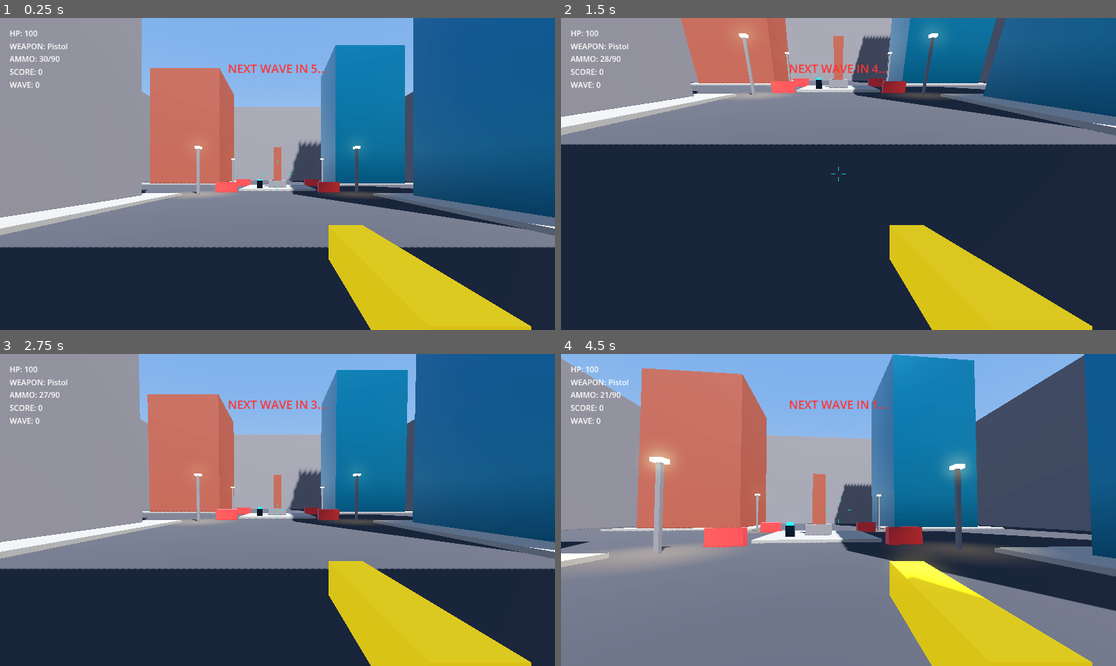
Above: before the commit, frames 1-4 (two rows, left to right).
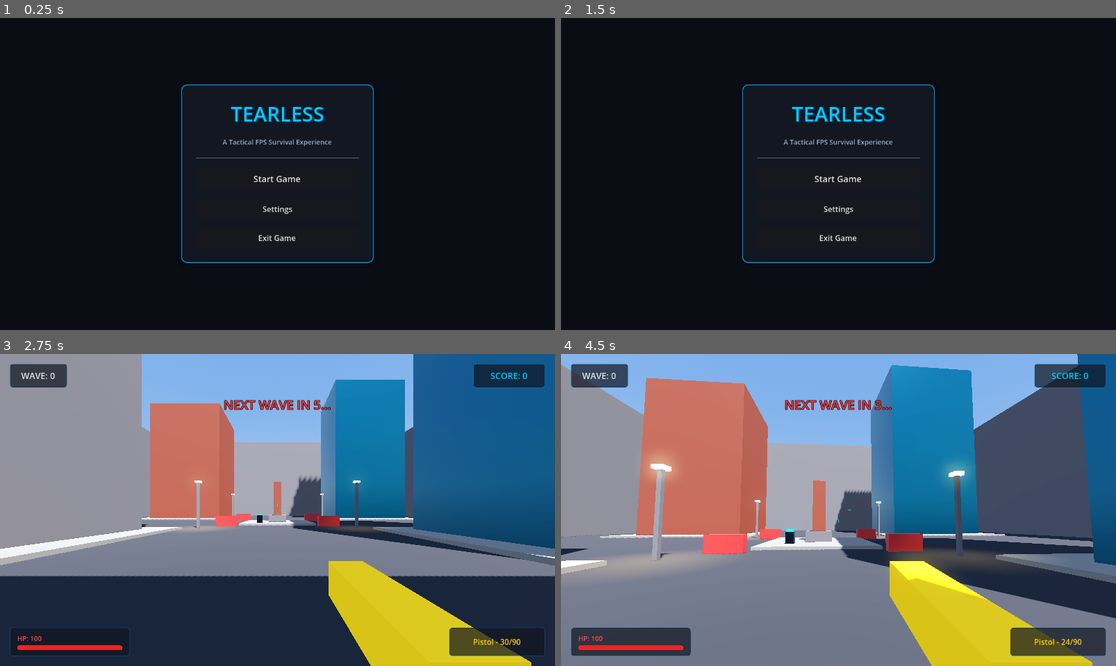
Above: after the commit, the same moments.

Repository: anhluong447/tearless
Game: Godot game, scene res://scenes/main_menu.tscn
Two runs of this game, one before a commit and one after it. Both use one fixed random seed, a clock stepped at 60 frames per second and the inputs below. Before the commit the project starts from res://scenes/main.tscn.
Inputs (mouse positions are in pixels of both pictures, inside the frame that each line leads up to):
- Up to frame 1 (0.25 s): no input
- Up to frame 2 (1.5 s): click (838, 208) at 0.5 s, where only the run after the commit has a clickable "Settings"; click (838, 248) at 1.25 s, where only the run after the commit has a clickable "Back to Menu"
- Up to frame 3 (2.75 s): click (277, 516) at 2 s, where only the run after the commit has a clickable "Start Game"
- Up to frame 4 (4.5 s): tap Enter at 2.75 s; move the mouse to (866, 510) at 2.77 s; press the mouse at (866, 510) at 2.78 s; hold W (move_forward) from 2.78 s (still down); tap Space (jump) at 3.02, 3.77 s; move the mouse to (810, 510) at 3.52 s; release the mouse at (810, 510) at 3.53 s; right-click (810, 510) at 3.6 s; click (810, 510) at 3.8 s; move the mouse to (849, 503) at 4.27 s; press the mouse at (849, 503) at 4.28 s

The runs differ from the first frame. In frame 1, 100% of the frame differs, in the area x 0-100%, y 0-100%; in frame 2, 100%; in frame 3, 14%; in frame 4, 17%.

Commit message:
Add Main Menu with settings, professional HUD and Game Over screen, enable slow zombie spawns in battery phase, and allow zombies to climb small sidewalk ledges

Diff:
--- a/project.godot
+++ b/project.godot
@@ -11,7 +11,7 @@
 [application]
 
 config/name="Tearless"
-run/main_scene="res://scenes/main.tscn"
+run/main_scene="res://scenes/main_menu.tscn"
 config/features=PackedStringArray("4.6", "Forward Plus")
 config/icon="res://icon.svg"
 
--- /dev/null
+++ b/scenes/main_menu.tscn
@@ -0,0 +1,165 @@
+[gd_scene load_steps=4 format=3 uid="uid://mainmenu123"]
+
+[ext_resource type="Script" path="res://scripts/main_menu.gd" id="1_script"]
+
+[sub_resource type="StyleBoxFlat" id="StyleBoxFlat_bg"]
+bg_color = Color(0.04, 0.05, 0.08, 1)
+
+[sub_resource type="StyleBoxFlat" id="StyleBoxFlat_panel"]
+bg_color = Color(0.08, 0.1, 0.15, 0.85)
+border_width_left = 2
+border_width_top = 2
+border_width_right = 2
+border_width_bottom = 2
+border_color = Color(0, 0.7, 1, 0.8)
+corner_radius_top_left = 12
+corner_radius_top_right = 12
+corner_radius_bottom_right = 12
+corner_radius_bottom_left = 12
+shadow_color = Color(0, 0, 0, 0.3)
+shadow_size = 10
+
+[node name="MainMenu" type="PanelContainer"]
+anchors_preset = 15
+anchor_right = 1.0
+anchor_bottom = 1.0
+grow_horizontal = 2
+grow_vertical = 2
+theme_override_styles/panel = SubResource("StyleBoxFlat_bg")
+script = ExtResource("1_script")
+
+[node name="CenterContainer" type="CenterContainer" parent="."]
+layout_mode = 2
+
+[node name="PanelContainer" type="PanelContainer" parent="CenterContainer"]
+custom_minimum_size = Vector2(400, 350)
+layout_mode = 2
+theme_override_styles/panel = SubResource("StyleBoxFlat_panel")
+
+[node name="MarginContainer" type="MarginContainer" parent="CenterContainer/PanelContainer"]
+layout_mode = 2
+theme_override_constants/margin_left = 30
+theme_override_constants/margin_top = 30
+theme_override_constants/margin_right = 30
+theme_override_constants/margin_bottom = 30
+
+[node name="MainPanel" type="VBoxContainer" parent="CenterContainer/PanelContainer/MarginContainer"]
+layout_mode = 2
+theme_override_constants/separation = 20
+alignment = 1
+
+[node name="Title" type="Label" parent="CenterContainer/PanelContainer/MarginContainer/MainPanel"]
+layout_mode = 2
+theme_override_colors/font_color = Color(0, 0.8, 1, 1)
+theme_override_colors/font_shadow_color = Color(0, 0.2, 0.4, 0.8)
+theme_override_constants/shadow_offset_x = 2
+theme_override_constants/shadow_offset_y = 2
+theme_override_font_sizes/font_size = 42
+text = "TEARLESS"
+horizontal_alignment = 1
+
+[node name="Subtitle" type="Label" parent="CenterContainer/PanelContainer/MarginContainer/MainPanel"]
+layout_mode = 2
+theme_override_colors/font_color = Color(0.6, 0.7, 0.8, 1)
+theme_override_font_sizes/font_size = 14
+text = "A Tactical FPS Survival Experience"
+horizontal_alignment = 1
+
+[node name="HSeparator" type="HSeparator" parent="CenterContainer/PanelContainer/MarginContainer/MainPanel"]
+layout_mode = 2
+
+[node name="StartButton" type="Button" parent="CenterContainer/PanelContainer/MarginContainer/MainPanel"]
+custom_minimum_size = Vector2(0, 45)
+layout_mode = 2
+theme_override_font_sizes/font_size = 18
+text = "Start Game"
+
+[node name="SettingsButton" type="Button" parent="CenterContainer/PanelContainer/MarginContainer/MainPanel"]
+custom_minimum_size = Vector2(0, 40)
+layout_mode = 2
+theme_override_font_sizes/font_size = 16
+text = "Settings"
+
+[node name="ExitButton" type="Button" parent="CenterContainer/PanelContainer/MarginContainer/MainPanel"]
+custom_minimum_size = Vector2(0, 40)
+layout_mode = 2
+theme_override_font_sizes/font_size = 16
+text = "Exit Game"
+
+[node name="SettingsPanel" type="VBoxContainer" parent="CenterContainer/PanelContainer/MarginContainer"]
+visible = false
+layout_mode = 2
+theme_override_constants/separation = 15
+alignment = 1
+
+[node name="SettingsTitle" type="Label" parent="CenterContainer/PanelContainer/MarginContainer/SettingsPanel"]
+layout_mode = 2
+theme_override_colors/font_color = Color(0, 0.8, 1, 1)
+theme_override_font_sizes/font_size = 28
+text = "Settings"
+horizontal_alignment = 1
+
+[node name="HSeparator" type="HSeparator" parent="CenterContainer/PanelContainer/MarginContainer/SettingsPanel"]
+layout_mode = 2
+
+[node name="SensContainer" type="VBoxContainer" parent="CenterContainer/PanelContainer/MarginContainer/SettingsPanel"]
+layout_mode = 2
+
+[node name="Label" type="Label" parent="CenterContainer/PanelContainer/MarginContainer/SettingsPanel/SensContainer"]
+layout_mode = 2
+text = "Mouse Sensitivity"
+
+[node name="SensSlider" type="HSlider" parent="CenterContainer/PanelContainer/MarginContainer/SettingsPanel/SensContainer"]
+layout_mode = 2
+min_value = 0.05
+max_value = 1.0
+step = 0.05
+value = 0.3
+
+[node name="ValueLabel" type="Label" parent="CenterContainer/PanelContainer/MarginContainer/SettingsPanel/SensContainer"]
+layout_mode = 2
+text = "0.30"
+horizontal_alignment = 2
+
+[node name="VolContainer" type="VBoxContainer" parent="CenterContainer/PanelContainer/MarginContainer/SettingsPanel"]
+layout_mode = 2
+
+[node name="Label" type="Label" parent="CenterContainer/PanelContainer/MarginContainer/SettingsPanel/VolContainer"]
+layout_mode = 2
+text = "Master Volume"
+
+[node name="VolSlider" type="HSlider" parent="CenterContainer/PanelContainer/MarginContainer/SettingsPanel/VolContainer"]
+layout_mode = 2
+max_value = 1.0
+step = 0.05
+value = 0.5
+
+[node name="ValueLabel" type="Label" parent="CenterContainer/PanelContainer/MarginContainer/SettingsPanel/VolContainer"]
+layout_mode = 2
+text = "50%"
+horizontal_alignment = 2
+
+[node name="FullscreenContainer" type="HBoxContainer" parent="CenterContainer/PanelContainer/MarginContainer/SettingsPanel"]
+layout_mode = 2
+
+[node name="Label" type="Label" parent="CenterContainer/PanelContainer/MarginContainer/SettingsPanel/FullscreenContainer"]
+layout_mode = 2
+size_flags_horizontal = 3
+text = "Fullscreen Mode"
+
+[node name="FullscreenCheckbox" type="CheckButton" parent="CenterContainer/PanelContainer/MarginContainer/SettingsPanel/FullscreenContainer"]
+layout_mode = 2
+
+[node name="Spacer" type="Control" parent="CenterContainer/PanelContainer/MarginContainer/SettingsPanel"]
+custom_minimum_size = Vector2(0, 10)
+layout_mode = 2
+
+[node name="BackButton" type="Button" parent="CenterContainer/PanelContainer/MarginContainer/SettingsPanel"]
+custom_minimum_size = Vector2(0, 40)
+layout_mode = 2
+text = "Back to Menu"
+
+[connection signal="pressed" from="CenterContainer/PanelContainer/MarginContainer/MainPanel/StartButton" to="." method="_on_start_button_pressed"]
+[connection signal="pressed" from="CenterContainer/PanelContainer/MarginContainer/MainPanel/SettingsButton" to="." method="_on_settings_button_pressed"]
+[connection signal="pressed" from="CenterContainer/PanelContainer/MarginContainer/MainPanel/ExitButton" to="." method="_on_exit_button_pressed"]
+[connection signal="pressed" from="CenterContainer/PanelContainer/MarginContainer/SettingsPanel/BackButton" to="." method="_on_back_button_pressed"]
--- a/scenes/player.tscn
+++ b/scenes/player.tscn
@@ -34,6 +34,48 @@
 emission_enabled = true
 emission = Color(1, 0.6, 0.1, 1)
 emission_energy_multiplier = 4.0
+
+[sub_resource type="StyleBoxFlat" id="StyleBoxFlat_HUDPanel"]
+bg_color = Color(0.06, 0.08, 0.12, 0.7)
+border_width_left = 1
+border_width_top = 1
+border_width_right = 1
+border_width_bottom = 1
+border_color = Color(0, 0.6, 1, 0.3)
+corner_radius_top_left = 6
+corner_radius_top_right = 6
+corner_radius_bottom_right = 6
+corner_radius_bottom_left = 6
+
+[sub_resource type="StyleBoxFlat" id="StyleBoxFlat_HealthBG"]
+bg_color = Color(0.15, 0.05, 0.05, 0.8)
+corner_radius_top_left = 4
+corner_radius_top_right = 4
+corner_radius_bottom_right = 4
+corner_radius_bottom_left = 4
+
+[sub_resource type="StyleBoxFlat" id="StyleBoxFlat_HealthFill"]
+bg_color = Color(0.9, 0.15, 0.15, 1)
+border_width_right = 1
+border_color = Color(1, 0.4, 0.4, 0.8)
+corner_radius_top_left = 4
+corner_radius_top_right = 4
+corner_radius_bottom_right = 4
+corner_radius_bottom_left = 4
+
+[sub_resource type="StyleBoxFlat" id="StyleBoxFlat_GameOver"]
+bg_color = Color(0.1, 0.04, 0.04, 0.95)
+border_width_left = 3
+border_width_top = 3
+border_width_right = 3
+border_width_bottom = 3
+border_color = Color(0.9, 0.1, 0.1, 1)
+corner_radius_top_left = 12
+corner_radius_top_right = 12
+corner_radius_bottom_right = 12
+corner_radius_bottom_left = 12
+shadow_color = Color(0, 0, 0, 0.5)
+shadow_size = 15
 
 [node name="Player" type="CharacterBody3D" groups=["player"]]
 collision_layer = 2
@@ -92,48 +134,153 @@
 
 [node name="HUD" type="CanvasLayer" parent="."]
 
-[node name="MarginContainer" type="MarginContainer" parent="HUD"]
+[node name="Layout" type="Control" parent="HUD"]
+layout_mode = 3
 anchors_preset = 15
 anchor_right = 1.0
 anchor_bottom = 1.0
 grow_horizontal = 2
 grow_vertical = 2
-theme_override_constants/margin_left = 20
-theme_override_constants/margin_top = 20
-theme_override_constants/margin_right = 20
-theme_override_constants/margin_bottom = 20
-
-[node name="VBoxContainer" type="VBoxContainer" parent="HUD/MarginContainer"]
-layout_mode = 2
-
-[node name="HealthLabel" type="Label" parent="HUD/MarginContainer/VBoxContainer"]
-layout_mode = 2
+mouse_filter = 2
+
+[node name="TopHUD" type="HBoxContainer" parent="HUD/Layout"]
+layout_mode = 1
+anchors_preset = 10
+anchor_right = 1.0
+offset_left = 20.0
+offset_top = 20.0
+offset_right = -20.0
+offset_bottom = 70.0
+grow_horizontal = 2
+mouse_filter = 2
+
+[node name="WavePanel" type="PanelContainer" parent="HUD/Layout/TopHUD"]
+custom_minimum_size = Vector2(120, 0)
+layout_mode = 2
+theme_override_styles/panel = SubResource("StyleBoxFlat_HUDPanel")
+
+[node name="Margin" type="MarginContainer" parent="HUD/Layout/TopHUD/WavePanel"]
+layout_mode = 2
+theme_override_constants/margin_left = 12
+theme_override_constants/margin_top = 6
+theme_override_constants/margin_right = 12
+theme_override_constants/margin_bottom = 6
+
+[node name="WaveLabel" type="Label" parent="HUD/Layout/TopHUD/WavePanel/Margin"]
+layout_mode = 2
+theme_override_colors/font_color = Color(0.9, 0.9, 0.9, 1)
+theme_override_font_sizes/font_size = 18
+text = "WAVE: 0"
+horizontal_alignment = 1
+
+[node name="Spacer" type="Control" parent="HUD/Layout/TopHUD"]
+layout_mode = 2
+size_flags_horizontal = 3
+mouse_filter = 2
+
+[node name="ScorePanel" type="PanelContainer" parent="HUD/Layout/TopHUD"]
+custom_minimum_size = Vector2(150, 0)
+layout_mode = 2
+theme_override_styles/panel = SubResource("StyleBoxFlat_HUDPanel")
+
+[node name="Margin" type="MarginContainer" parent="HUD/Layout/TopHUD/ScorePanel"]
+layout_mode = 2
+theme_override_constants/margin_left = 12
+theme_override_constants/margin_top = 6
+theme_override_constants/margin_right = 12
+theme_override_constants/margin_bottom = 6
+
+[node name="ScoreLabel" type="Label" parent="HUD/Layout/TopHUD/ScorePanel/Margin"]
+layout_mode = 2
+theme_override_colors/font_color = Color(0, 0.8, 1, 1)
+theme_override_font_sizes/font_size = 18
+text = "SCORE: 0"
+horizontal_alignment = 1
+
+[node name="BottomHUD" type="HBoxContainer" parent="HUD/Layout"]
+layout_mode = 1
+anchors_preset = 12
+anchor_top = 1.0
+anchor_right = 1.0
+anchor_bottom = 1.0
+offset_left = 20.0
+offset_top = -80.0
+offset_right = -20.0
+offset_bottom = -20.0
+grow_horizontal = 2
+grow_vertical = 0
+mouse_filter = 2
+
+[node name="HealthPanel" type="PanelContainer" parent="HUD/Layout/BottomHUD"]
+custom_minimum_size = Vector2(250, 0)
+layout_mode = 2
+theme_override_styles/panel = SubResource("StyleBoxFlat_HUDPanel")
+
+[node name="Margin" type="MarginContainer" parent="HUD/Layout/BottomHUD/HealthPanel"]
+layout_mode = 2
+theme_override_constants/margin_left = 15
+theme_override_constants/margin_top = 8
+theme_override_constants/margin_right = 15
+theme_override_constants/margin_bottom = 8
+
+[node name="VBox" type="VBoxContainer" parent="HUD/Layout/BottomHUD/HealthPanel/Margin"]
+layout_mode = 2
+theme_override_constants/separation = 4
+alignment = 1
+
+[node name="HealthLabel" type="Label" parent="HUD/Layout/BottomHUD/HealthPanel/Margin/VBox"]
+layout_mode = 2
+theme_override_colors/font_color = Color(1, 0.3, 0.3, 1)
+theme_override_font_sizes/font_size = 14
 text = "HP: 100"
 
-[node name="AmmoLabel" type="Label" parent="HUD/MarginContainer/VBoxContainer"]
-layout_mode = 2
+[node name="HealthBar" type="ProgressBar" parent="HUD/Layout/BottomHUD/HealthPanel/Margin/VBox"]
+custom_minimum_size = Vector2(0, 10)
+layout_mode = 2
+theme_override_styles/background = SubResource("StyleBoxFlat_HealthBG")
+theme_override_styles/fill = SubResource("StyleBoxFlat_HealthFill")
+value = 100.0
+show_percentage = false
+
+[node name="Spacer" type="Control" parent="HUD/Layout/BottomHUD"]
+layout_mode = 2
+size_flags_horizontal = 3
+mouse_filter = 2
+
+[node name="AmmoPanel" type="PanelContainer" parent="HUD/Layout/BottomHUD"]
+custom_minimum_size = Vector2(200, 0)
+layout_mode = 2
+theme_override_styles/panel = SubResource("StyleBoxFlat_HUDPanel")
+
+[node name="Margin" type="MarginContainer" parent="HUD/Layout/BottomHUD/AmmoPanel"]
+layout_mode = 2
+theme_override_constants/margin_left = 15
+theme_override_constants/margin_top = 8
+theme_override_constants/margin_right = 15
+theme_override_constants/margin_bottom = 8
+
+[node name="AmmoLabel" type="Label" parent="HUD/Layout/BottomHUD/AmmoPanel/Margin"]
+layout_mode = 2
+theme_override_colors/font_color = Color(1, 0.8, 0.1, 1)
+theme_override_font_sizes/font_size = 16
 text = "AMMO: 30/30"
-
-[node name="ScoreLabel" type="Label" parent="HUD/MarginContainer/VBoxContainer"]
-layout_mode = 2
-text = "SCORE: 0"
-
-[node name="WaveLabel" type="Label" parent="HUD/MarginContainer/VBoxContainer"]
-layout_mode = 2
-text = "WAVE: 0"
-
-[node name="WaveAlert" type="Label" parent="HUD"]
+horizontal_alignment = 1
+vertical_alignment = 1
+
+[node name="WaveAlert" type="Label" parent="HUD/Layout"]
+layout_mode = 1
 anchors_preset = 5
 anchor_left = 0.5
 anchor_right = 0.5
-offset_left = -200.0
+offset_left = -300.0
 offset_top = 80.0
-offset_right = 200.0
+offset_right = 300.0
 offset_bottom = 130.0
 grow_horizontal = 2
 theme_override_colors/font_color = Color(1, 0.2, 0.2, 1)
-theme_override_font_sizes/font_size = 24
-text = ""
+theme_override_colors/font_outline_color = Color(0, 0, 0, 1)
+theme_override_constants/outline_size = 4
+theme_override_font_sizes/font_size = 26
 horizontal_alignment = 1
 vertical_alignment = 1
 
@@ -149,6 +296,7 @@
 script = ExtResource("7_crosshair")
 
 [node name="GameOverScreen" type="CenterContainer" parent="HUD"]
+visible = false
 anchors_preset = 15
 anchor_right = 1.0
 anchor_bottom = 1.0
@@ -156,27 +304,48 @@
 grow_vertical = 2
 
 [node name="PanelContainer" type="PanelContainer" parent="HUD/GameOverScreen"]
-layout_mode = 2
-
-[node name="MarginContainer" type="MarginContainer" parent="HUD/GameOverScreen/PanelContainer"]
+custom_minimum_size = Vector2(350, 220)
+layout_mode = 2
+theme_override_styles/panel = SubResource("StyleBoxFlat_GameOver")
+
+[node name="Margin" type="MarginContainer" parent="HUD/GameOverScreen/PanelContainer"]
 layout_mode = 2
 theme_override_constants/margin_left = 30
-theme_override_constants/margin_top = 30
+theme_override_constants/margin_top = 25
 theme_override_constants/margin_right = 30
-theme_override_constants/margin_bottom = 30
-
-[node name="VBoxContainer" type="VBoxContainer" parent="HUD/GameOverScreen/PanelContainer/MarginContainer"]
-layout_mode = 2
-
-[node name="Label" type="Label" parent="HUD/GameOverScreen/PanelContainer/MarginContainer/VBoxContainer"]
-layout_mode = 2
+theme_override_constants/margin_bottom = 25
+
+[node name="VBox" type="VBoxContainer" parent="HUD/GameOverScreen/PanelContainer/Margin"]
+layout_mode = 2
+theme_override_constants/separation = 15
+alignment = 1
+
+[node name="Title" type="Label" parent="HUD/GameOverScreen/PanelContainer/Margin/VBox"]
+layout_mode = 2
+theme_override_colors/font_color = Color(1, 0.1, 0.1, 1)
+theme_override_font_sizes/font_size = 36
 text = "GAME OVER"
 horizontal_alignment = 1
 
-[node name="RestartLabel" type="Label" parent="HUD/GameOverScreen/PanelContainer/MarginContainer/VBoxContainer"]
-layout_mode = 2
-text = "Left-Click to Restart"
-horizontal_alignment = 1
+[node name="Subtitle" type="Label" parent="HUD/GameOverScreen/PanelContainer/Margin/VBox"]
+layout_mode = 2
+theme_override_colors/font_color = Color(0.7, 0.7, 0.7, 1)
+theme_override_font_sizes/font_size = 14
+text = "You were overrun by the horde"
+horizontal_alignment = 1
+
+[node name="HSeparator" type="HSeparator" parent="HUD/GameOverScreen/PanelContainer/Margin/VBox"]
+layout_mode = 2
+
+[node name="RestartButton" type="Button" parent="HUD/GameOverScreen/PanelContainer/Margin/VBox"]
+custom_minimum_size = Vector2(0, 38)
+layout_mode = 2
+text = "Restart Mission"
+
+[node name="MenuButton" type="Button" parent="HUD/GameOverScreen/PanelContainer/Margin/VBox"]
+custom_minimum_size = Vector2(0, 35)
+layout_mode = 2
+text = "Main Menu"
 
 [node name="ShootSound" type="AudioStreamPlayer" parent="."]
 stream = ExtResource("2_shoot")
--- a/scripts/main.gd
+++ b/scripts/main.gd
@@ -9,6 +9,7 @@
 var batteries_collected: int = 0
 var extraction_timer: float = 30.0
 var bgm_player: AudioStreamPlayer = null
+var quest_spawn_timer: float = 0.0
 
 func _ready() -> void:
 	# Find player
@@ -32,6 +33,15 @@
 		nav_region.bake_navigation_mesh()
 
 func _process(delta: float) -> void:
+	if quest_phase == 2:
+		quest_spawn_timer += delta
+		if quest_spawn_timer >= 6.0:
+			quest_spawn_timer = 0.0
+			var alive = get_tree().get_nodes_in_group("zombie").size()
+			if alive < 5:
+				if spawner and spawner.has_method("spawn_zombie"):
+					spawner.call("spawn_zombie")
+
 	if quest_phase == 3:
 		extraction_timer -= delta
 		var sec = ceili(extraction_timer)
--- /dev/null
+++ b/scripts/main_menu.gd
@@ -0,0 +1,68 @@
+extends Control
+
+const GameSettings = preload("res://scripts/settings.gd")
+
+
+@onready var main_panel: VBoxContainer = $CenterContainer/PanelContainer/MarginContainer/MainPanel
+@onready var settings_panel: VBoxContainer = $CenterContainer/PanelContainer/MarginContainer/SettingsPanel
+
+@onready var sens_slider: HSlider = $CenterContainer/PanelContainer/MarginContainer/SettingsPanel/SensContainer/SensSlider
+@onready var sens_val_label: Label = $CenterContainer/PanelContainer/MarginContainer/SettingsPanel/SensContainer/ValueLabel
+
+@onready var vol_slider: HSlider = $CenterContainer/PanelContainer/MarginContainer/SettingsPanel/VolContainer/VolSlider
+@onready var vol_val_label: Label = $CenterContainer/PanelContainer/MarginContainer/SettingsPanel/VolContainer/ValueLabel
+
+@onready var fullscreen_checkbox: CheckButton = $CenterContainer/PanelContainer/MarginContainer/SettingsPanel/FullscreenContainer/FullscreenCheckbox
+
+func _ready() -> void:
+	Input.mouse_mode = Input.MOUSE_MODE_VISIBLE
+	main_panel.show()
+	settings_panel.hide()
+
+	# Load current settings into UI
+	sens_slider.value = GameSettings.mouse_sensitivity
+	sens_val_label.text = "%.2f" % GameSettings.mouse_sensitivity
+
+	vol_slider.value = GameSettings.audio_volume
+	vol_val_label.text = "%d%%" % (GameSettings.audio_volume * 100)
+
+	fullscreen_checkbox.button_pressed = GameSettings.is_fullscreen
+
+	# Connect signals
+	sens_slider.value_changed.connect(_on_sens_changed)
+	vol_slider.value_changed.connect(_on_vol_changed)
+	fullscreen_checkbox.toggled.connect(_on_fullscreen_toggled)
+
+# --- Main Panel Actions ---
+func _on_start_button_pressed() -> void:
+	get_tree().change_scene_to_file("res://scenes/main.tscn")
+
+func _on_settings_button_pressed() -> void:
+	main_panel.hide()
+	settings_panel.show()
+
+func _on_exit_button_pressed() -> void:
+	get_tree().quit()
+
+# --- Settings Actions ---
+func _on_back_button_pressed() -> void:
+	settings_panel.hide()
+	main_panel.show()
+
+func _on_sens_changed(value: float) -> void:
+	GameSettings.mouse_sensitivity = value
+	sens_val_label.text = "%.2f" % value
+
+func _on_vol_changed(value: float) -> void:
+	GameSettings.audio_volume = value
+	vol_val_label.text = "%d%%" % (value * 100)
+	# Set main audio bus volume
+	var db = linear_to_db(value)
+	AudioServer.set_bus_volume_db(AudioServer.get_bus_index("Master"), db)
+
+func _on_fullscreen_toggled(pressed: bool) -> void:
+	GameSettings.is_fullscreen = pressed
+	if pressed:
+		DisplayServer.window_set_mode(DisplayServer.WINDOW_MODE_EXCLUSIVE_FULLSCREEN)
+	else:
+		DisplayServer.window_set_mode(DisplayServer.WINDOW_MODE_WINDOWED)
--- a/scripts/player.gd
+++ b/scripts/player.gd
@@ -1,4 +1,7 @@
 extends CharacterBody3D
+
+const GameSettings = preload("res://scripts/settings.gd")
+
 
 const SPEED: float = 5.0
 const JUMP_VELOCITY: float = 4.5
@@ -46,11 +49,12 @@
 var damage_multiplier: float = 1.0
 
 # UI nodes
-@onready var health_label: Label = $HUD/MarginContainer/VBoxContainer/HealthLabel
-@onready var ammo_label: Label = $HUD/MarginContainer/VBoxContainer/AmmoLabel
-@onready var score_label: Label = $HUD/MarginContainer/VBoxContainer/ScoreLabel
-@onready var wave_label: Label = $HUD/MarginContainer/VBoxContainer/WaveLabel
-@onready var wave_alert: Label = $HUD/WaveAlert
+@onready var health_label: Label = $HUD/Layout/BottomHUD/HealthPanel/Margin/VBox/HealthLabel
+@onready var health_bar: ProgressBar = $HUD/Layout/BottomHUD/HealthPanel/Margin/VBox/HealthBar
+@onready var ammo_label: Label = $HUD/Layout/BottomHUD/AmmoPanel/Margin/AmmoLabel
+@onready var score_label: Label = $HUD/Layout/TopHUD/ScorePanel/Margin/ScoreLabel
+@onready var wave_label: Label = $HUD/Layout/TopHUD/WavePanel/Margin/WaveLabel
+@onready var wave_alert: Label = $HUD/Layout/WaveAlert
 @onready var game_over_screen: CenterContainer = $HUD/GameOverScreen
 @onready var crosshair: Control = $HUD/Crosshair
 
@@ -66,6 +70,17 @@
 	Input.mouse_mode = Input.MOUSE_MODE_CAPTURED
 	game_over_screen.hide()
 	setup_weapons()
+
+	# Apply mouse sensitivity from GameSettings
+	sensitivity = GameSettings.mouse_sensitivity * 0.01
+
+	# Connect Game Over screen buttons
+	var restart_btn = $HUD/GameOverScreen/PanelContainer/Margin/VBox/RestartButton as Button
+	var menu_btn = $HUD/GameOverScreen/PanelContainer/Margin/VBox/MenuButton as Button
+	if restart_btn:
+		restart_btn.pressed.connect(restart_game)
+	if menu_btn:
+		menu_btn.pressed.connect(_on_menu_button_pressed)
 
 func setup_inputs() -> void:
 	var actions: Dictionary = {
@@ -146,8 +161,6 @@
 			Input.mouse_mode = Input.MOUSE_MODE_CAPTURED
 
 	if health <= 0:
-		if Input.is_action_just_pressed("shoot"):
-			restart_game()
 		return
 
 	# Handle ADS (Aim Down Sights)
@@ -389,16 +402,19 @@
 func update_hud() -> void:
 	if health_label:
 		health_label.text = "HP: %d" % health
+	if health_bar:
+		health_bar.max_value = max_health
+		health_bar.value = health
 	if ammo_label:
 		if current_weapon:
 			var clip: int = weapon_clip_ammo.get(current_weapon.name, 0)
 			var reserve: int = ammo_reserves.get(current_weapon.name, 0)
 			if is_reloading:
-				ammo_label.text = "WEAPON: %s\nAMMO: Reloading..." % current_weapon.name
+				ammo_label.text = "%s - Reloading..." % current_weapon.name
 			else:
-				ammo_label.text = "WEAPON: %s\nAMMO: %d/%d" % [current_weapon.name, clip, reserve]
+				ammo_label.text = "%s - %d/%d" % [current_weapon.name, clip, reserve]
 		else:
-			ammo_label.text = "AMMO: --/--"
+			ammo_label.text = "--/--"
 	if score_label:
 		score_label.text = "SCORE: %d" % score
 
@@ -408,6 +424,9 @@
 
 func restart_game() -> void:
 	get_tree().reload_current_scene()
+
+func _on_menu_button_pressed() -> void:
+	get_tree().change_scene_to_file("res://scenes/main_menu.tscn")
 
 func update_wave_number(wave_num: int) -> void:
 	if wave_label:
--- /dev/null
+++ b/scripts/settings.gd
@@ -0,0 +1,7 @@
+# settings.gd
+class_name GameSettings
+
+# Static configurations that persist across scenes
+static var mouse_sensitivity: float = 0.3
+static var audio_volume: float = 0.5
+static var is_fullscreen: bool = false
--- a/scripts/zombie.gd
+++ b/scripts/zombie.gd
@@ -166,3 +166,21 @@
 			var p_type = randi() % 2
 			pickup.set("pickup_type", p_type)
 			get_parent().add_child(pickup)
+
+func try_step_up() -> void:
+	if not is_on_wall():
+		return
+	var horiz_vel = Vector3(velocity.x, 0, velocity.z)
+	if horiz_vel.length_squared() < 0.01:
+		return
+
+	var step_height = 0.35
+	var forward_motion = horiz_vel.normalized() * 0.15
+
+	# Test if we can move up and forward
+	var up_transform = global_transform
+	up_transform.origin += Vector3(0, step_height, 0)
+
+	if not test_move(up_transform, forward_motion):
+		global_position.y += step_height
+		global_position += forward_motion
--- a/scripts/zombie_states.gd
+++ b/scripts/zombie_states.gd
@@ -63,6 +63,7 @@
 			return
 
 		zombie.move_and_slide()
+		zombie.try_step_up()
 
 # ==========================================
 # ATTACK STATE
@@ -131,6 +132,7 @@
 		zombie.velocity.x = move_toward(zombie.velocity.x, 0.0, zombie.speed)
 		zombie.velocity.z = move_toward(zombie.velocity.z, 0.0, zombie.speed)
 		zombie.move_and_slide()
+		zombie.try_step_up()
 
 # ==========================================
 # DIE STATE
